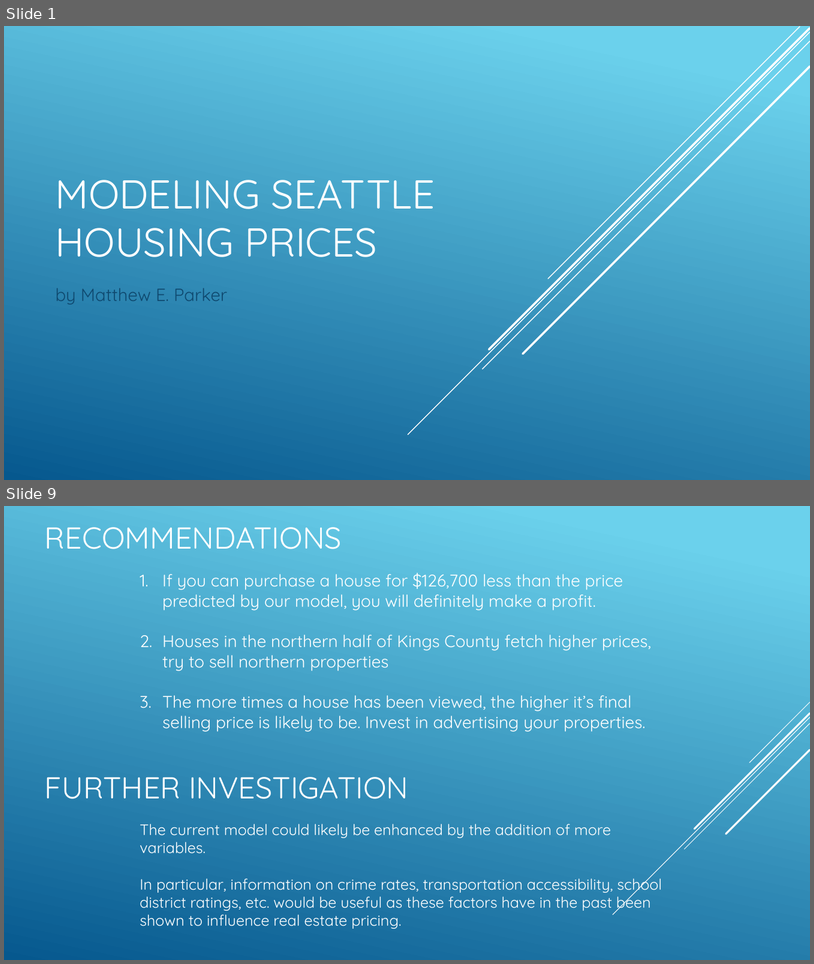
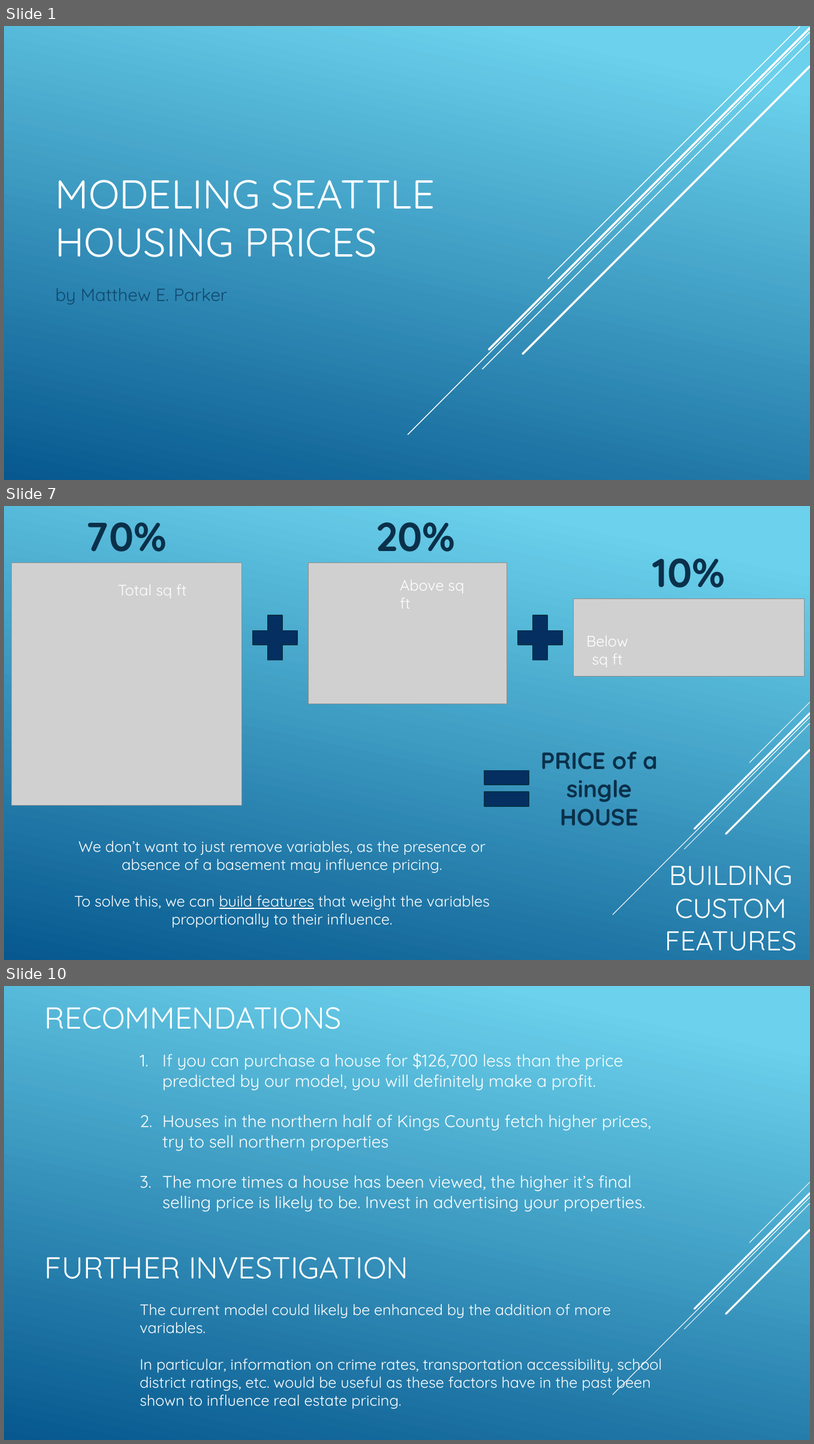
Before and after one commit to magnawhale/dsc-v2-mod1-final-project-online-ds-ft-051319, a slide deck: presentation_v02.pptx. Shown one above the other, each under a label of ours: slides 1 and 9 before the commit, slides 1, 7 and 10 after it; the slides between them are not shown. The pictures are 814x964 and 814x1444 pixels, drawn with LibreOffice and Linux fonts; fonts in the diff are those of the drawing; grey boxes stand for pictures. Boxes give left, top, right and bottom in pixels: in the first picture for what was removed or moved away, otherwise in the second. Text is boxed around its words. In the diff, an @@ line names an element or a change of style, - is before the commit and + after.

```diff
--- a/presentation_v02.pptx
+++ b/presentation_v02.pptx
@@ slide 7 added at (4, 506, 810, 960), background gradient #6ED2EB to #06588E; not listed: 5 template elements that a slide beside it also shows @@
@@ text added at (86, 522, 167, 552), 48 pt, text #0A304A, bold @@
+70%
@@ text added at (377, 522, 456, 552), 48 pt, text #0A304A, bold @@
+20%
@@ text added at (653, 558, 726, 588), 48 pt, text #0A304A, bold @@
+10%
@@ picture added at (11, 563, 242, 805) @@
@@ picture added at (309, 563, 507, 705) @@
@@ text added at (118, 585, 186, 598), 18 pt, text #FFFFFF @@
+Total sq ft
@@ text added at (400, 580, 464, 609), 18 pt, text #FFFFFF @@
+Above sq ft
@@ plus sign added at (245, 607, 305, 668), fill #052F61, outline #043148 1.25 pt @@
@@ plus sign added at (510, 607, 571, 668), fill #052F61, outline #043148 1.25 pt @@
@@ picture added at (574, 599, 804, 676) @@
@@ text added at (587, 636, 629, 667), 18 pt, text #FFFFFF @@
+Below
+sq ft
@@ math equal added at (477, 757, 537, 818), fill #052F61, outline #043148 1.25 pt @@
@@ text added at (541, 751, 657, 826), 28 pt, text #0A304A, bold @@
+PRICE of a single HOUSE
@@ text added at (74, 840, 490, 927), 18 pt, text #FFFFFF @@
+We don’t want to just remove variables, as the presence or absence of a basement may influence pricing.
+To solve this, we can build features that weight the variables proportionally to their influence.
@@ text added at (665, 856, 797, 951), 32.4 pt, text #FFFFFF @@
+BUILDING CUSTOM FEATURES
@@ what was slide 9 is now slide 10 @@
```
Also in this commit, not shown: 5 slides changed, 2 other slides added, 2 slides removed, 1 other file.
